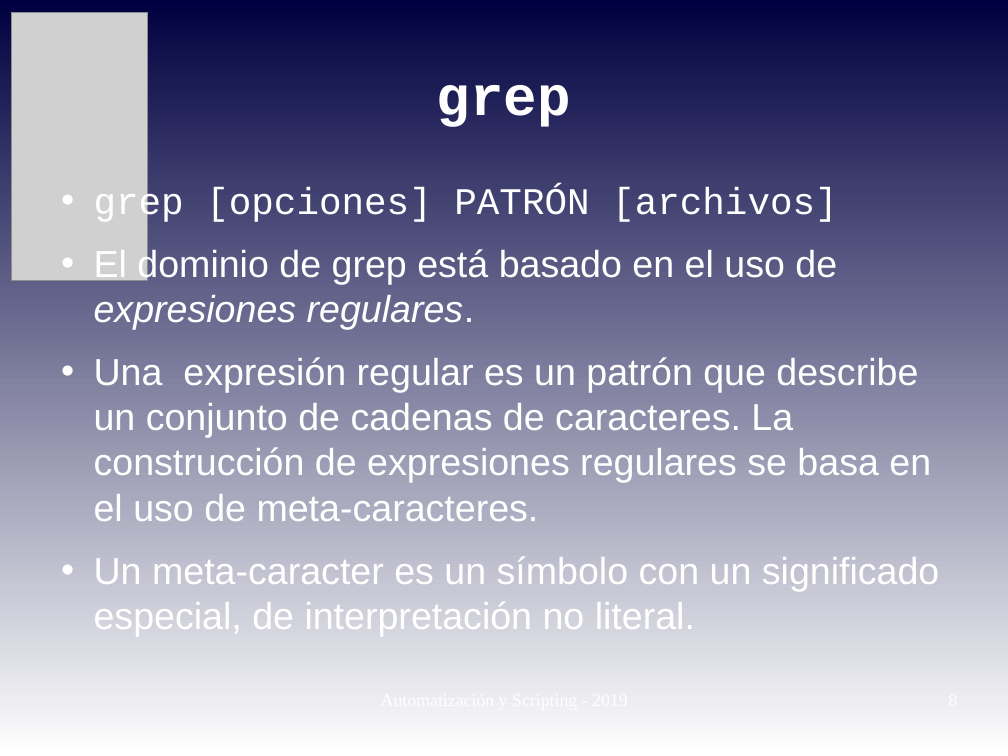
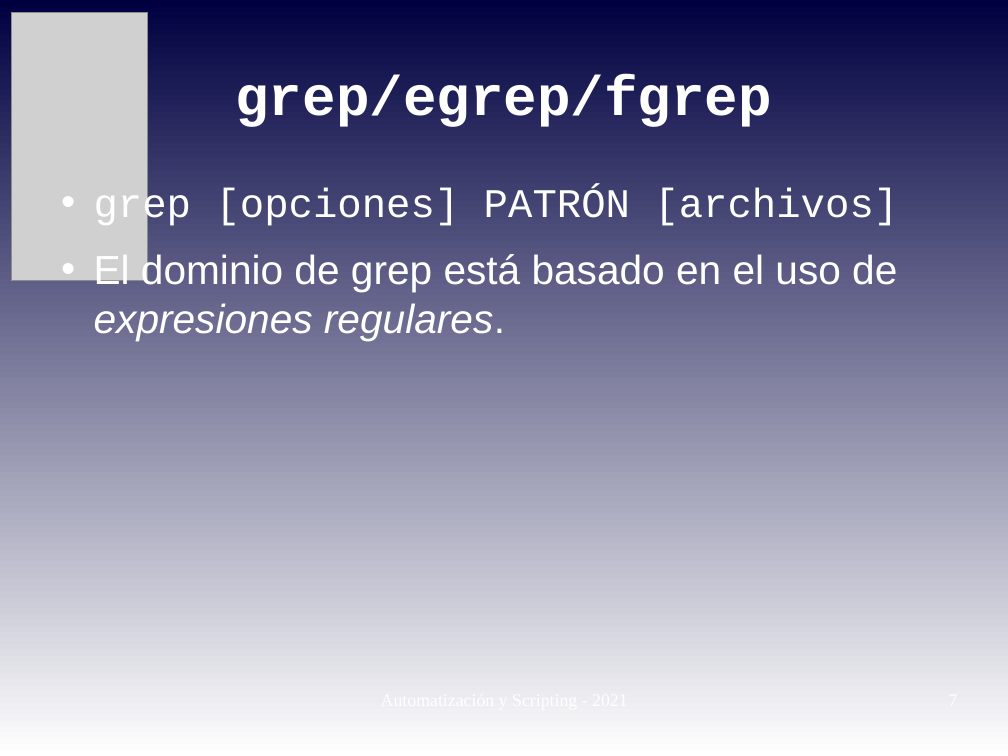
Before and after one commit to niniadcobre/-AutoyScripting, a slide deck: slide 7 of clases/AYS_clase08.odp (slide 8 before the commit). Drawn at 1008x756 pixels with LibreOffice and Linux fonts; fonts in the diff are those of the drawing; grey boxes stand for pictures. Boxes give left, top, right and bottom in pixels: in the first picture for what was removed or moved away, otherwise in the second. Text is boxed around its words. In the diff, an @@ line names an element or a change of style, - is before the commit and + after.

```diff
--- a/clases/AYS_clase08.odp
+++ b/clases/AYS_clase08.odp
@@ title at (235,75,771,127): text changed @@
-grep
+grep/egrep/fgrep
@@ text "grep [opciones] PATRÓN [archivos]" at (94,188,898,340): size 29.6 to 32 pt @@
@@ text at (94,357,939,636): paragraphs removed @@
-• Una expresión regular es un patrón que describe un conjunto de cadenas de caracteres. La construcción de expresiones regulares se basa en el uso de meta-caracteres.
-• Un meta-caracter es un símbolo con un significado especial, de interpretación no literal.
```
Also in this commit, not shown: 9 other slides changed, 3 slides added, 2 slides removed, 1 other file.
